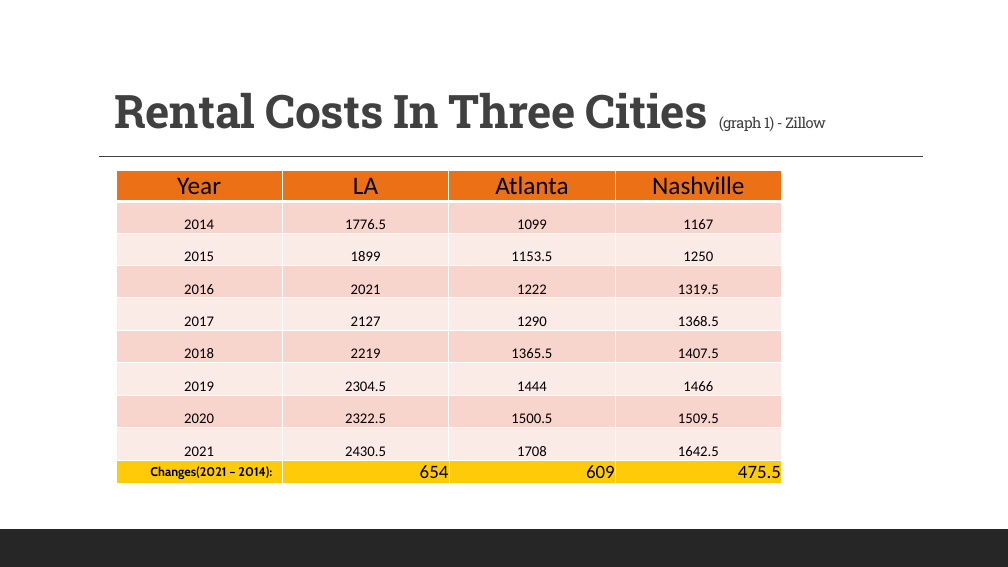
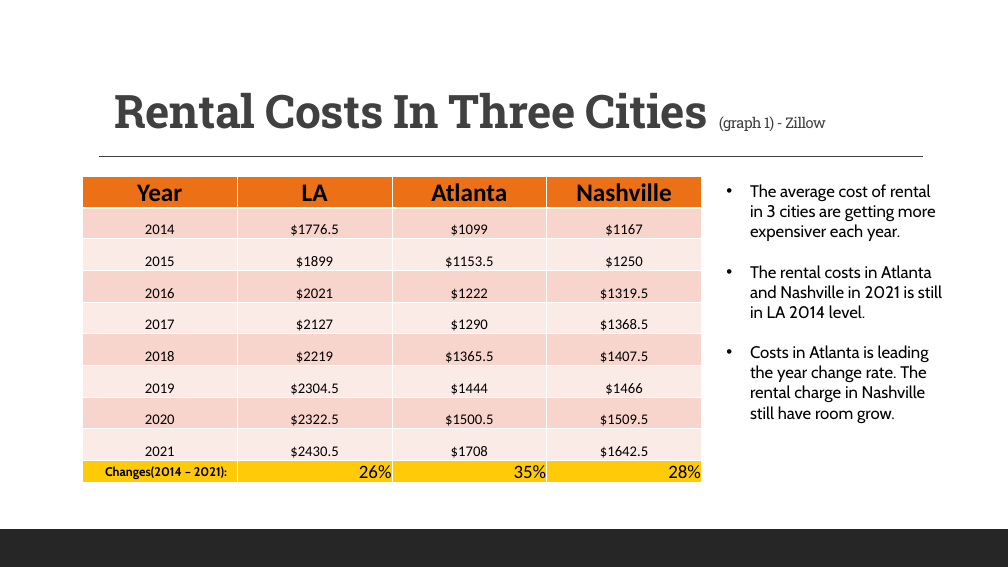
Before and after one commit to Liuchenxi1/Nashville-house-market-analysis, a slide deck: slide 5 of Nashville Housing.pptx. Drawn at 1008x567 pixels with LibreOffice and Linux fonts; fonts in the diff are those of the drawing. Boxes give left, top, right and bottom in pixels: in the first picture for what was removed or moved away, otherwise in the second. Text is boxed around its words. In the diff, an @@ line names an element or a change of style, - is before the commit and + after.

```diff
--- a/Nashville Housing.pptx
+++ b/Nashville Housing.pptx
@@ table at (82,177,702,462) @@
-row 2: 2014 | 1776.5 | 1099 | 1167
+row 2: 2014 | $1776.5 | $1099 | $1167
-row 3: 2015 | 1899 | 1153.5 | 1250
+row 3: 2015 | $1899 | $1153.5 | $1250
-row 4: 2016 | 2021 | 1222 | 1319.5
+row 4: 2016 | $2021 | $1222 | $1319.5
-row 5: 2017 | 2127 | 1290 | 1368.5
+row 5: 2017 | $2127 | $1290 | $1368.5
-row 6: 2018 | 2219 | 1365.5 | 1407.5
+row 6: 2018 | $2219 | $1365.5 | $1407.5
-row 7: 2019 | 2304.5 | 1444 | 1466
+row 7: 2019 | $2304.5 | $1444 | $1466
-row 8: 2020 | 2322.5 | 1500.5 | 1509.5
+row 8: 2020 | $2322.5 | $1500.5 | $1509.5
-row 9: 2021 | 2430.5 | 1708 | 1642.5
+row 9: 2021 | $2430.5 | $1708 | $1642.5
@@ bold on in "Year", "LA", "Atlanta", "Nashville" @@
@@ table: place and size @@
-table at (116,170,781,460)
+table at (82,177,702,462)
@@ text added at (750,184,942,423), 16 pt, text #000000 @@
+• The average cost of rental in 3 cities are getting more expensiver each year.
+• The rental costs in Atlanta and Nashville in 2021 is still in LA 2014 level.
+• Costs in Atlanta is leading the year change rate. The rental charge in Nashville still have room grow.
@@ table at (82,460,702,488) @@
-row 1: Changes(2021 – 2014): | 654 | 609 | 475.5
+row 1: Changes(2014 – 2021): | 26% | 35% | 28%
@@ table: place and size @@
-table at (116,461,782,488)
+table at (82,460,702,488)
```
Also in this commit, not shown: 8 other slides changed, 1 other file.
